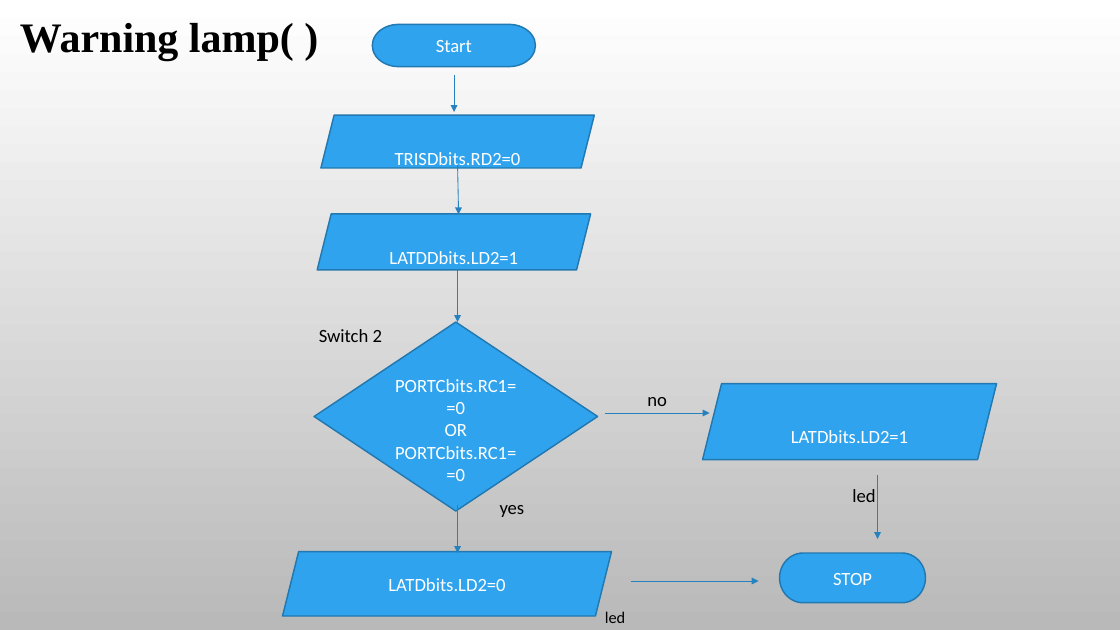
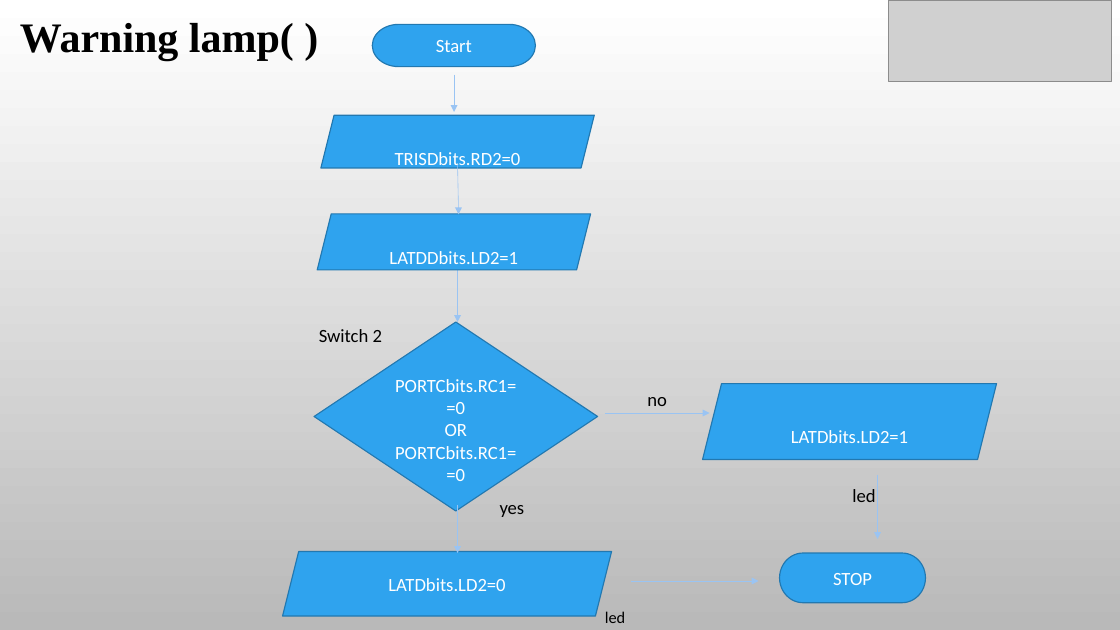
Before and after one commit to SKUP-BATCH3/team4, a slide deck: slide 17 of Final ppt 7-10-22.pptx. Drawn at 1120x630 pixels with LibreOffice and Linux fonts; fonts in the diff are those of the drawing; grey boxes stand for pictures; background and template pictures are left out. Boxes give left, top, right and bottom in pixels: in the first picture for what was removed or moved away, otherwise in the second. Text is boxed around its words. In the diff, an @@ line names an element or a change of style, - is before the commit and + after.

```diff
--- a/Final ppt 7-10-22.pptx
+++ b/Final ppt 7-10-22.pptx
@@ picture added at (x1=889, y1=0, x2=1112, y2=82) @@
@@ arrow (455, 75) - (455, 112): stroke #2683BF 0.75 pt to #9AC5F3 0.5 pt @@
@@ arrow (458, 165) - (459, 214): stroke #2683BF 0.75 pt to #9AC5F3 0.5 pt @@
@@ outline #2379B0 1.25 pt to #2379B0 1 pt in 5 elements at (x1=321, y1=115, x2=594, y2=168), (x1=282, y1=552, x2=612, y2=617), (x1=702, y1=384, x2=996, y2=460), (x1=314, y1=322, x2=598, y2=511), (x1=318, y1=214, x2=591, y2=271) @@
@@ arrow (458, 267) - (458, 322): stroke #2683BF 0.75 pt to #9AC5F3 0.5 pt @@
@@ arrow (605, 413) - (710, 413): stroke #2683BF 0.75 pt to #9AC5F3 0.5 pt @@
@@ arrow (878, 475) - (878, 539): stroke #2683BF 0.75 pt to #9AC5F3 0.5 pt @@
@@ arrow (458, 505) - (458, 553): stroke #2683BF 0.75 pt to #9AC5F3 0.5 pt @@
@@ arrow (631, 581) - (759, 581): stroke #2683BF 0.75 pt to #9AC5F3 0.5 pt @@
```
Also in this commit, not shown: 15 other slides changed, 4 slides added, 4 slides removed, 1 other file.
